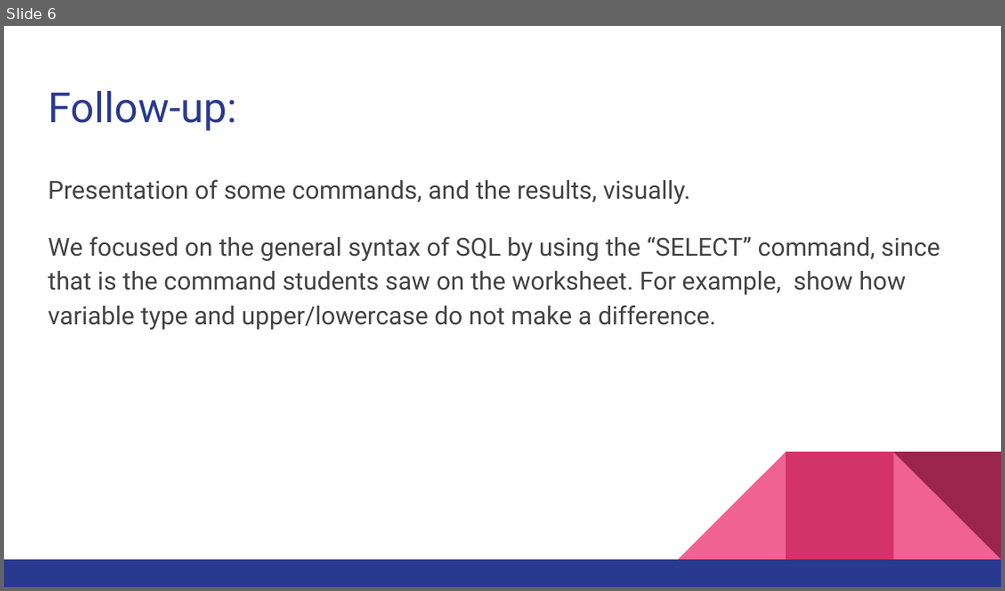
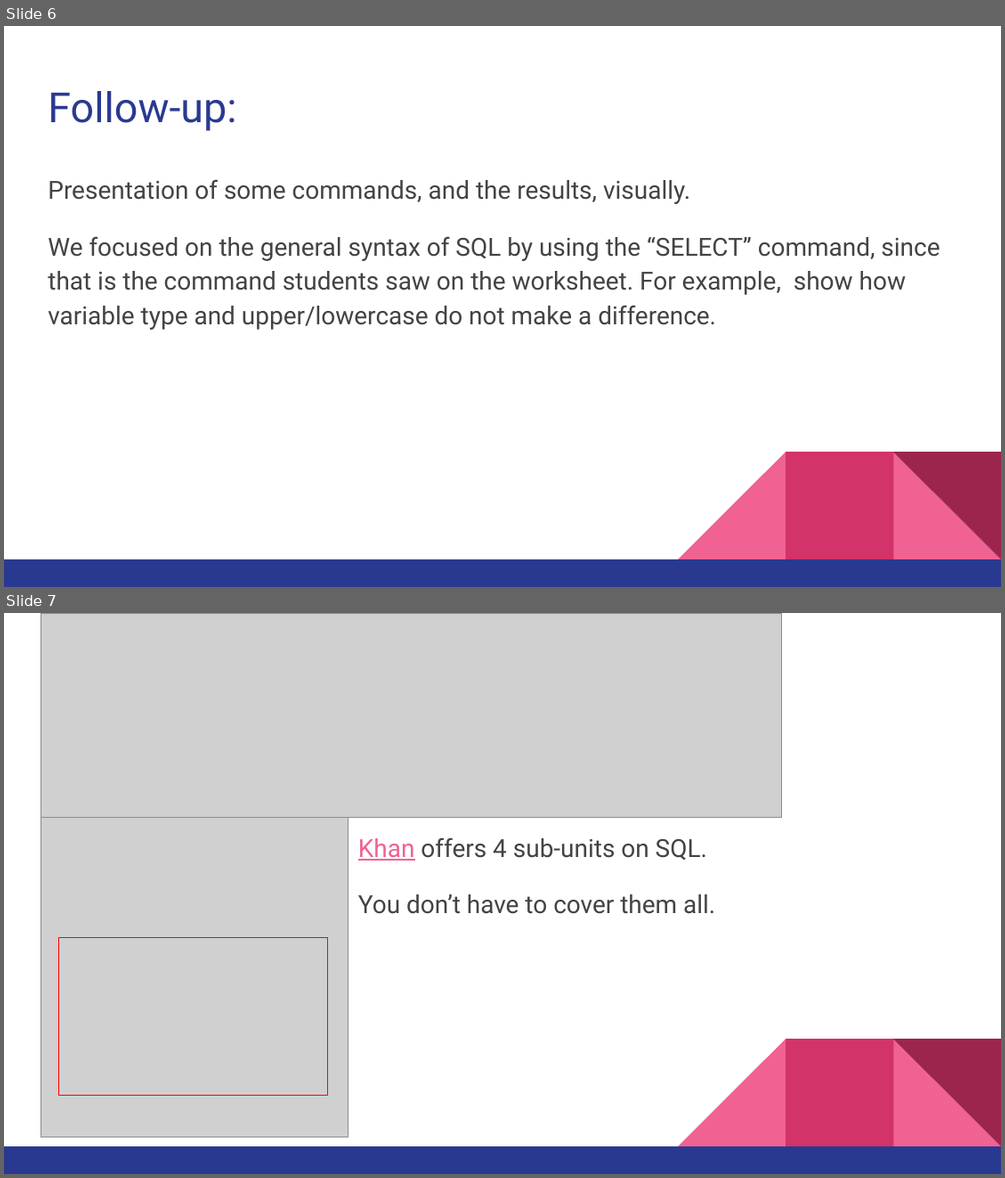
Before and after one commit to hunter-teacher-cert/summer-2020-topics-project-select-rw_tl-from-database, a slide deck: Database, Day 00 presentation.pptx. Shown one above the other, each under a label of ours: slide 6 before the commit, slides 6 and 7 after it. The pictures are 1005x591 and 1005x1178 pixels, drawn with LibreOffice and Linux fonts; fonts in the diff are those of the drawing; grey boxes stand for pictures. Boxes give left, top, right and bottom in pixels: in the first picture for what was removed or moved away, otherwise in the second. Text is boxed around its words. In the diff, an @@ line names an element or a change of style, - is before the commit and + after.

```diff
--- a/Database, Day 00 presentation.pptx
+++ b/Database, Day 00 presentation.pptx
@@ slide 7 added at <box>4,613,1001,1174</box>, background #FFFFFF; not listed: 5 template elements that a slide beside it also shows @@
@@ picture added at <box>40,613,782,818</box> @@
@@ picture added at <box>40,818,348,1136</box> @@
@@ text added at <box>358,837,715,914</box>, 18 pt, text #434343 @@
+Khan offers 4 sub-units on SQL.
+You don’t have to cover them all.
@@ rectangle added at <box>59,938,328,1095</box>, outline #FF0000 0.75 pt @@
```
Also in this commit, not shown: 2 slides changed, 1 slide removed, 1 other file.
